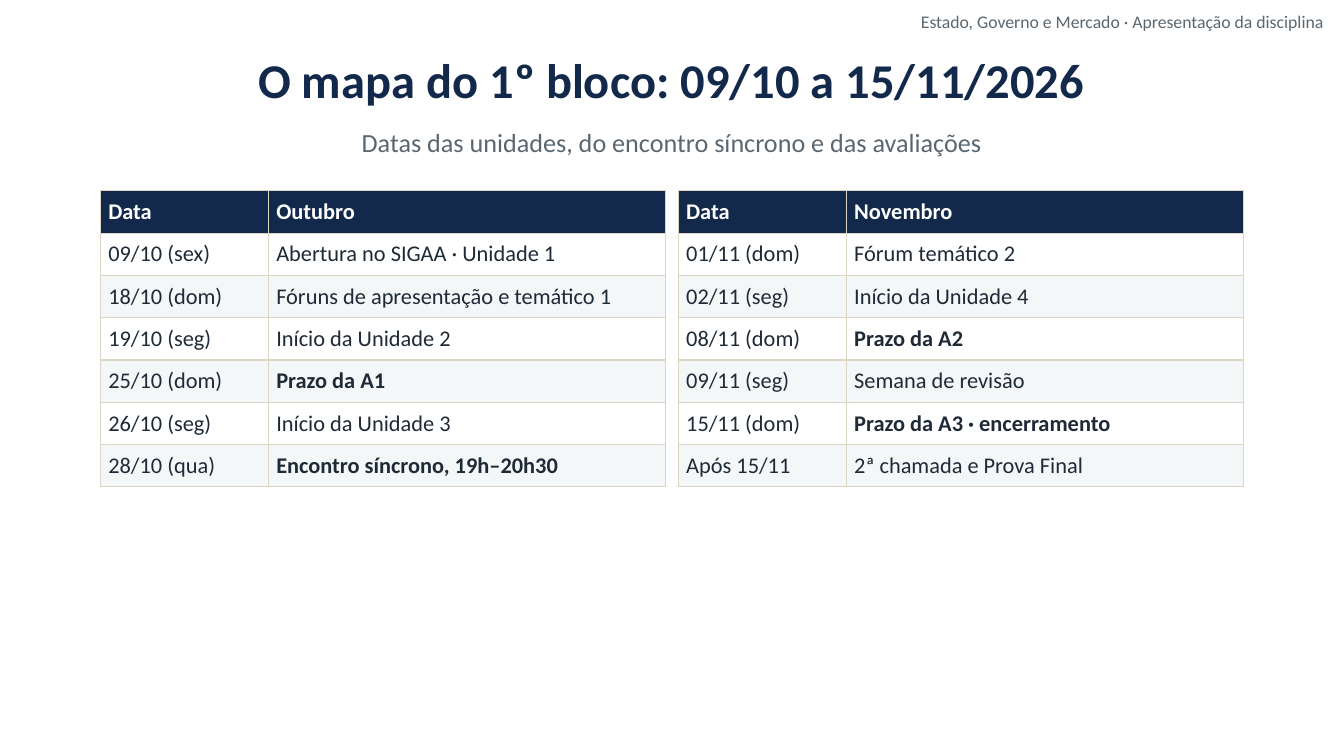
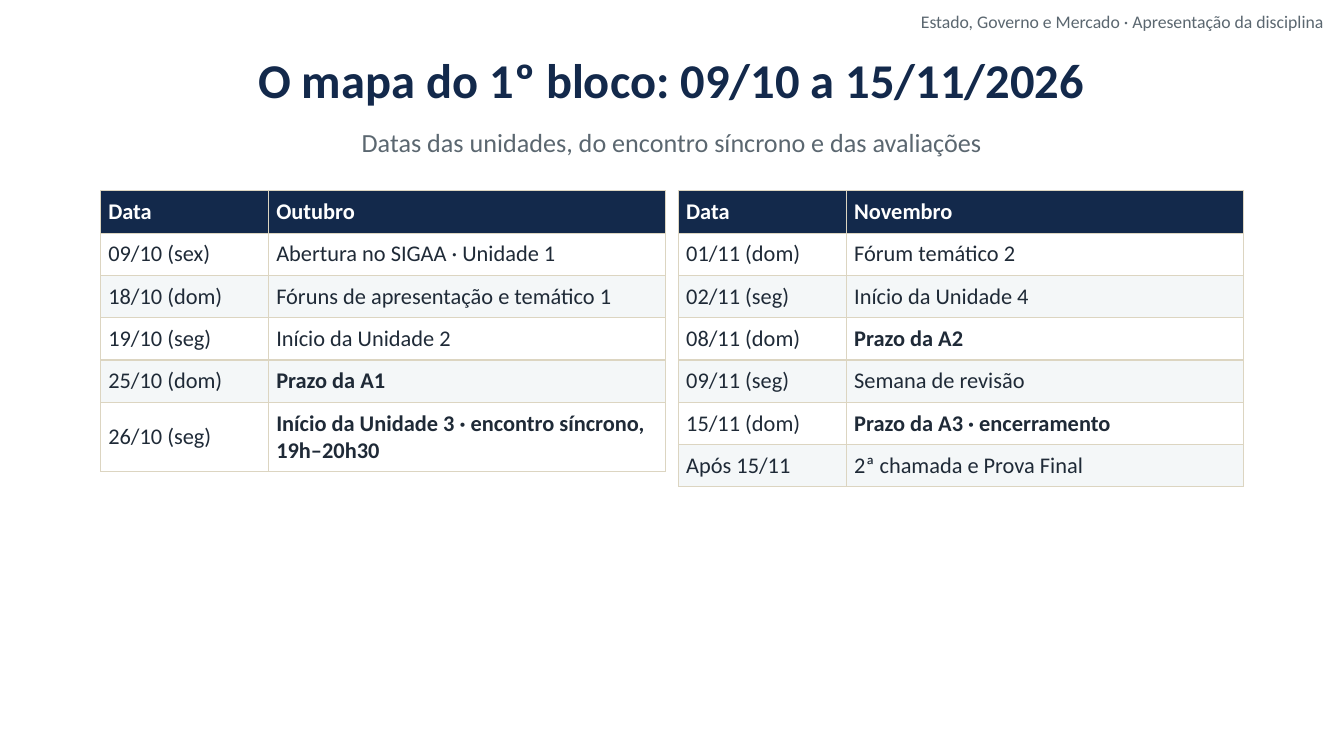
Before and after one commit to cleitonfranco74/gestao_publica, a slide deck: slide 12 of disciplina-01-estado-governo-mercado/materiais/00_Videoaula_de_Apresentacao.pptx. Drawn at 1344x756 pixels with LibreOffice and Linux fonts; fonts in the diff are those of the drawing; background and template pictures are left out. Boxes give left, top, right and bottom in pixels: in the first picture for what was removed or moved away, otherwise in the second. Text is boxed around its words. In the diff, an @@ line names an element or a change of style, - is before the commit and + after.

```diff
--- a/disciplina-01-estado-governo-mercado/materiais/00_Videoaula_de_Apresentacao.pptx
+++ b/disciplina-01-estado-governo-mercado/materiais/00_Videoaula_de_Apresentacao.pptx
@@ table at box(101, 191, 665, 462) @@
-row 6: 26/10 (seg) | Início da Unidade 3
-row 7: 28/10 (qua) | Encontro síncrono, 19h–20h30
+row 6: 26/10 (seg) | Início da Unidade 3 · encontro síncrono, 19h–20h30
```
Also in this commit, not shown: 5 other slides changed, 18 other files.
